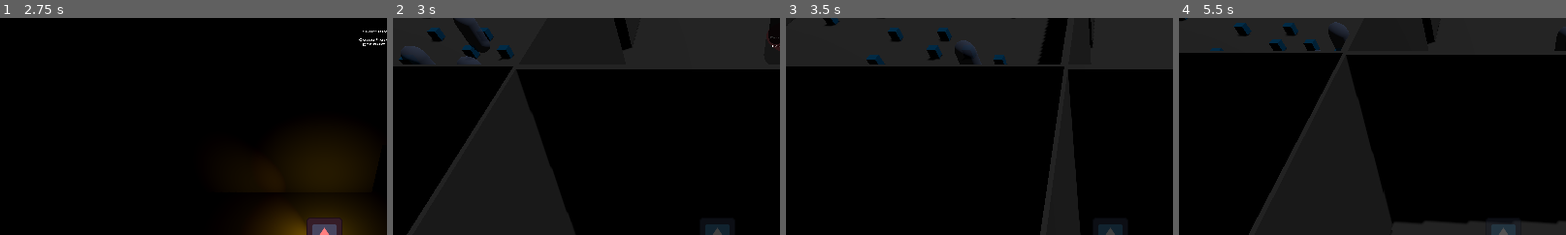
Above: before the commit, frames 1-4 (left to right).
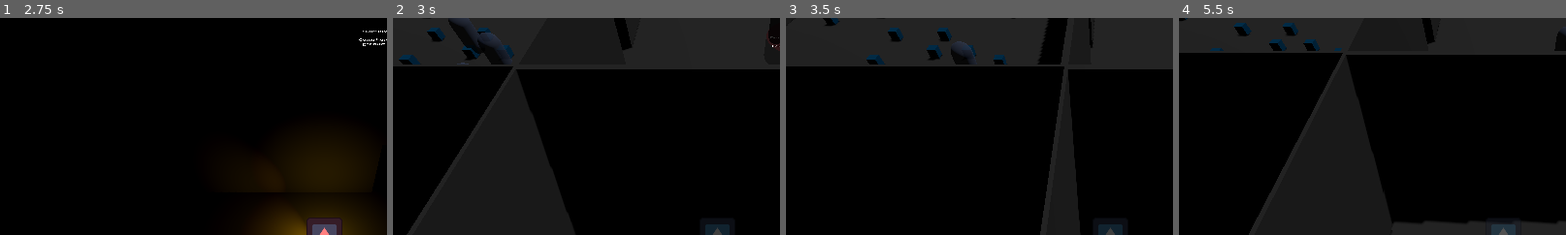
Above: after the commit, the same moments.

Repository: Rusty-Rat-Studios/dead-living-and-dying
Game: Godot game, scene res://game.tscn
Same seed, same stepped clock (60 frames per second), same inputs: the game is played once before the commit and once after it. The engine's default icon, where the game draws it, is replaced by a stand-in: a white triangle on a blue panel in a dark square.
Inputs (mouse positions are % of the whole screen's width and height, from its top left):
- Up to frame 1 (2.75 s): tap Enter at 0.5 s; move the mouse to (45, 70) at 0.52 s; hold Up (ui_up) 0.53-2.03 s; tap Tab at 0.6, 1.35, 2.1 s; move the mouse to (80, 65) at 1.27 s; move the mouse to (20, 35) at 2.02 s; hold Left (ui_left) from 2.03 s (still down)
- Up to frame 2 (3 s): keep holding Left (ui_left); move the mouse to (55, 50) at 2.77 s; tap Tab at 2.85 s
- Up to frame 3 (3.5 s): keep holding Left (ui_left)
- Up to frame 4 (5.5 s): move the mouse to (35, 25) at 3.52 s; release Left (ui_left) at 3.53 s; hold Down (ui_down) 3.53-4.28 s; tap Tab at 3.6, 4.35, 5.1 s; move the mouse to (72, 45) at 4.27 s; hold Right (ui_right) 4.28-5.03 s; move the mouse to (30, 55) at 5.02 s; hold Up (ui_up) from 5.03 s (still down)
The pictures show only the part of the screen within x 8-58%, y 0-50%; the shares and areas given below are measured in that part.

Frame 1 is identical in both runs. In frame 2, 1.0% of the frame differs, in the area x 2-31%, y 0-22%; in frame 3, 0.2%; in frame 4, 0.3%.

Commit message:
Update debug statements

Diff:
--- a/game.tscn
+++ b/game.tscn
@@ -169,15 +169,15 @@
 [node name="WallWithoutDoor3" parent="World/RoomLeft" instance=ExtResource("12_5tnol")]
 transform = Transform3D(-4.37114e-08, 0, 1, 0, 1, 0, -1, 0, -4.37114e-08, -9.95, 0, 0)
 
-[node name="Ghost" parent="World/RoomLeft" instance=ExtResource("9_t4a6d")]
-transform = Transform3D(1, 0, 0, 0, 1, 0, 0, 0, 1, 0, 1, -5)
-
 [node name="Ghost2" parent="World/RoomLeft" instance=ExtResource("9_t4a6d")]
 transform = Transform3D(1, 0, 0, 0, 1, 0, 0, 0, 1, -5, 1, 0)
 
 [node name="Ghost3" parent="World/RoomLeft" instance=ExtResource("9_t4a6d")]
 transform = Transform3D(1, 0, 0, 0, 1, 0, 0, 0, 1, 4, 1, 4)
 
+[node name="Ghost4" parent="World/RoomLeft" instance=ExtResource("9_t4a6d")]
+transform = Transform3D(1, 0, 0, 0, 1, 0, 0, 0, 1, 0, 1, -5)
+
 [node name="Possessable" parent="World/RoomLeft" instance=ExtResource("13_66ase")]
 transform = Transform3D(1, 0, 0, 0, 1, 0, 0, 0, 1, 3, 0.25, 0)
 
--- a/ghost/state_possessing.gd
+++ b/ghost/state_possessing.gd
@@ -40,13 +40,13 @@
 	decision_timer.wait_time = DECISION_TIME
 
 	# DEBUG
-	print("ghost ", self, " entered POSSESSING")
+	print(parent.name, " entered POSSESSING")
 
 	set_closest_target()
 
 
 func exit() -> void:
-	print("called POSSESSION exit")
+	print(parent.name, " exited POSESSING")
 	# disable possessable detector
 	detector.collision_mask = 0
 
@@ -112,7 +112,7 @@
 		# decide to depossess or not
 		var depossess_chance: float = parent.rng.randf()
 		if depossess_chance < DEPOSSESS_CHANCE:
-			print ("ghost decided to depossess ", target_possessable)
+			print (parent.name, " decided to depossess ", target_possessable.name)
 			# depossess object and go to WAITING
 			target_possessable.depossess()
 			parent.state_machine.change_state(state_waiting)
@@ -122,7 +122,7 @@
 		# if player not in range, simply depossess
 		var attack_chance: float = parent.rng.randf()
 		if attack_chance < ATTACK_CHANCE:
-			print ("ghost decided to attack!")
+			print (parent.name, " decided to attack!")
 			target_possessable.attack(PlayerHandler.get_player())
 			target_possessable.depossess()
 			parent.state_machine.change_state(state_waiting)
--- a/ghost/state_waiting.gd
+++ b/ghost/state_waiting.gd
@@ -69,7 +69,7 @@
 	# 50/50 chance to continue waiting or possess item
 	var decision: int = parent.rng.randi_range(0, 3)
 	if decision != 0:
-		print("ghost decided to possess")
+		print(parent.name, " decided to possess")
 		parent.state_machine.change_state(state_possessing)
 	else:
 		set_random_target()
